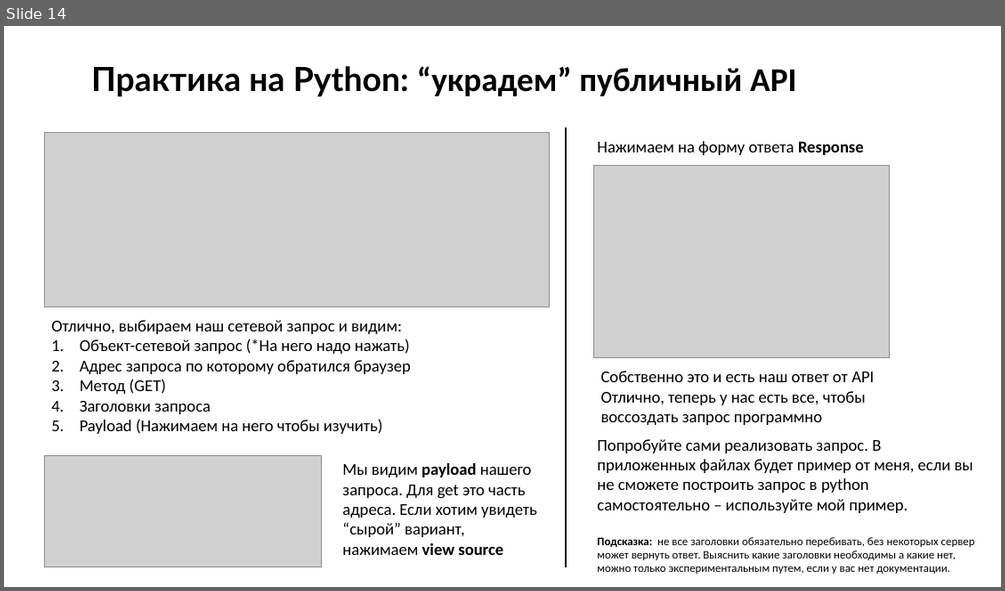
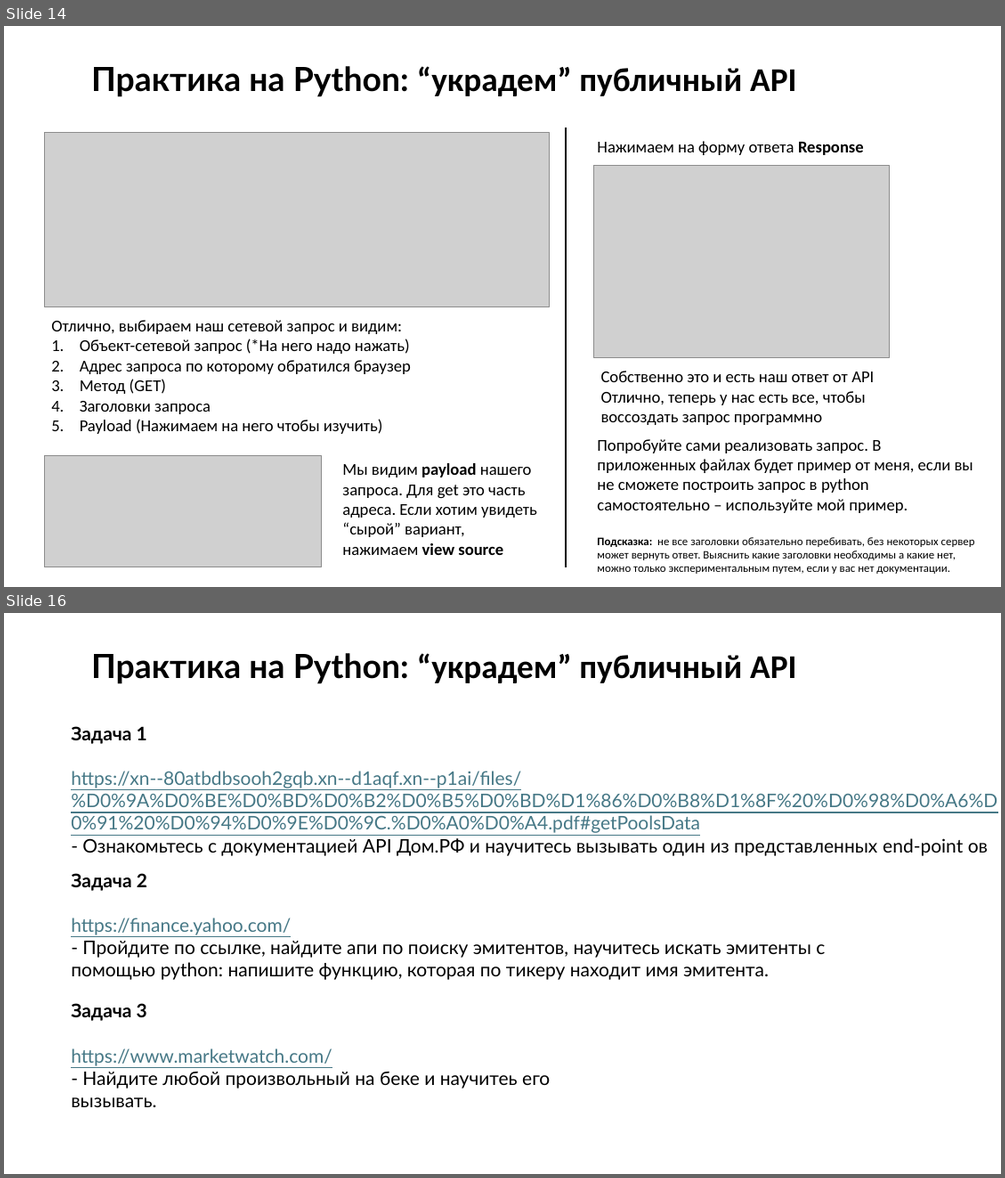
Before and after one commit to kars1886/HTTPRequestsGuideForAnalysist-, a slide deck: api_lection_tfg.pptx. Shown one above the other, each under a label of ours: slide 14 before the commit, slides 14 and 16 after it; the slides between them are not shown. The pictures are 1005x591 and 1005x1178 pixels, drawn with LibreOffice and Linux fonts; fonts in the diff are those of the drawing; grey boxes stand for pictures. Boxes give left, top, right and bottom in pixels: in the first picture for what was removed or moved away, otherwise in the second. Text is boxed around its words. In the diff, an @@ line names an element or a change of style, - is before the commit and + after.

```diff
--- a/api_lection_tfg.pptx
+++ b/api_lection_tfg.pptx
@@ slide 16 added at box(4, 613, 1001, 1174), background #FFFFFF @@
@@ title added at box(91, 653, 796, 684), 32 pt, text #000000, bold @@
+Практика на Python: “украдем” публичный API
@@ text added at box(71, 726, 997, 856), 18 pt, text #467886, underline @@
+Задача 1
+https://xn--80atbdbsooh2gqb.xn--d1aqf.xn--p1ai/files/%D0%9A%D0%BE%D0%BD%D0%B2%D0%B5%D0%BD%D1%86%D0%B8%D1%8F%20%D0%98%D0%A6%D0%91%20%D0%94%D0%9E%D0%9C.%D0%A0%D0%A4.pdf#getPoolsData
+- Ознакомьтесь с документацией API Дом.РФ и научитесь вызывать один из представленных end-point ов
@@ text added at box(71, 873, 825, 980), 18 pt, text #000000 @@
+Задача 2
+https://finance.yahoo.com/
+- Пройдите по ссылке, найдите апи по поиску эмитентов, научитесь искать эмитенты с помощью python: напишите функцию, которая по тикеру находит имя эмитента.
@@ text added at box(71, 1003, 550, 1107), 18 pt, text #000000 @@
+Задача 3
+https://www.marketwatch.com/
+- Найдите любой произвольный на беке и научитеь его вызывать.
```
Also in this commit, not shown: 1 other slide added.
